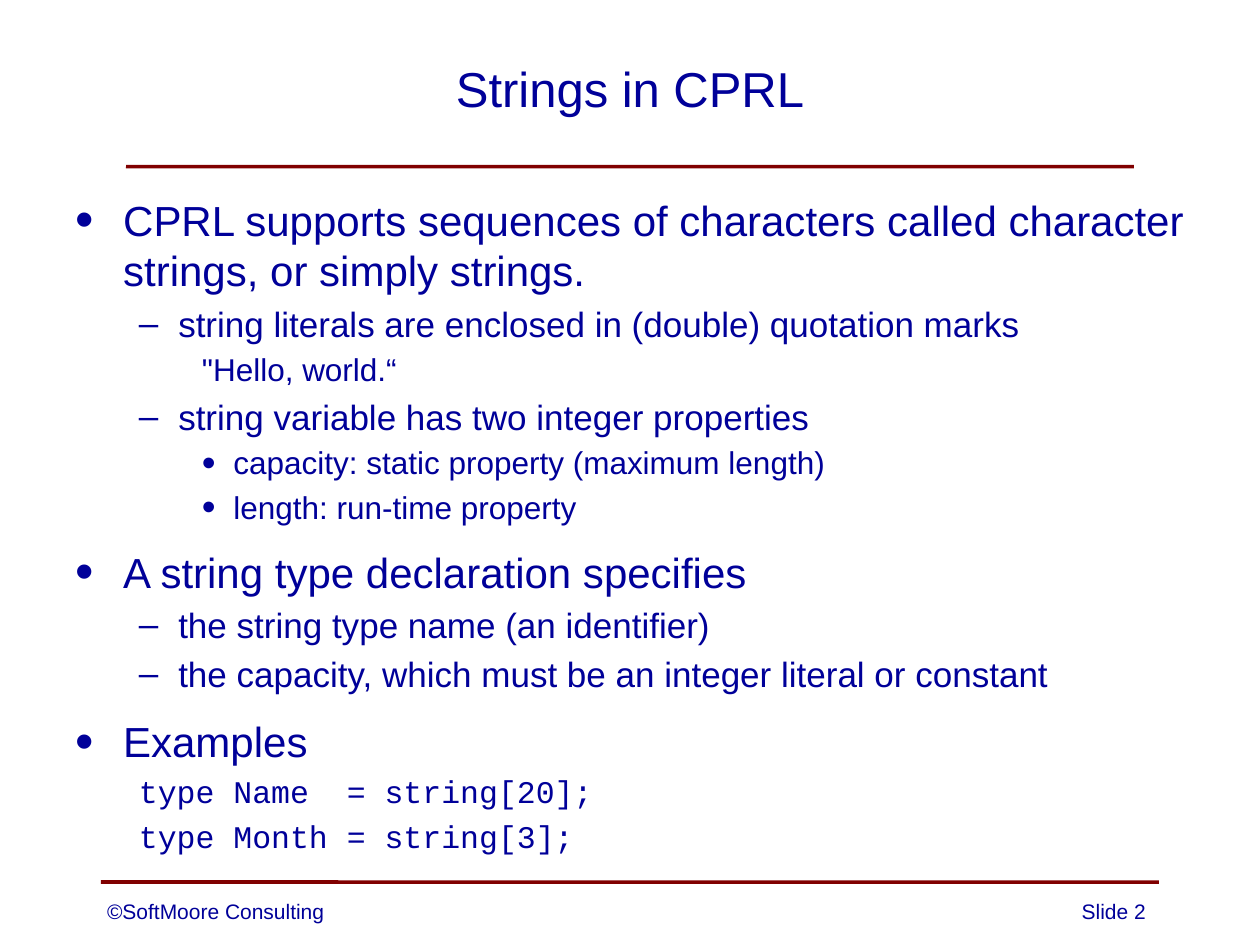
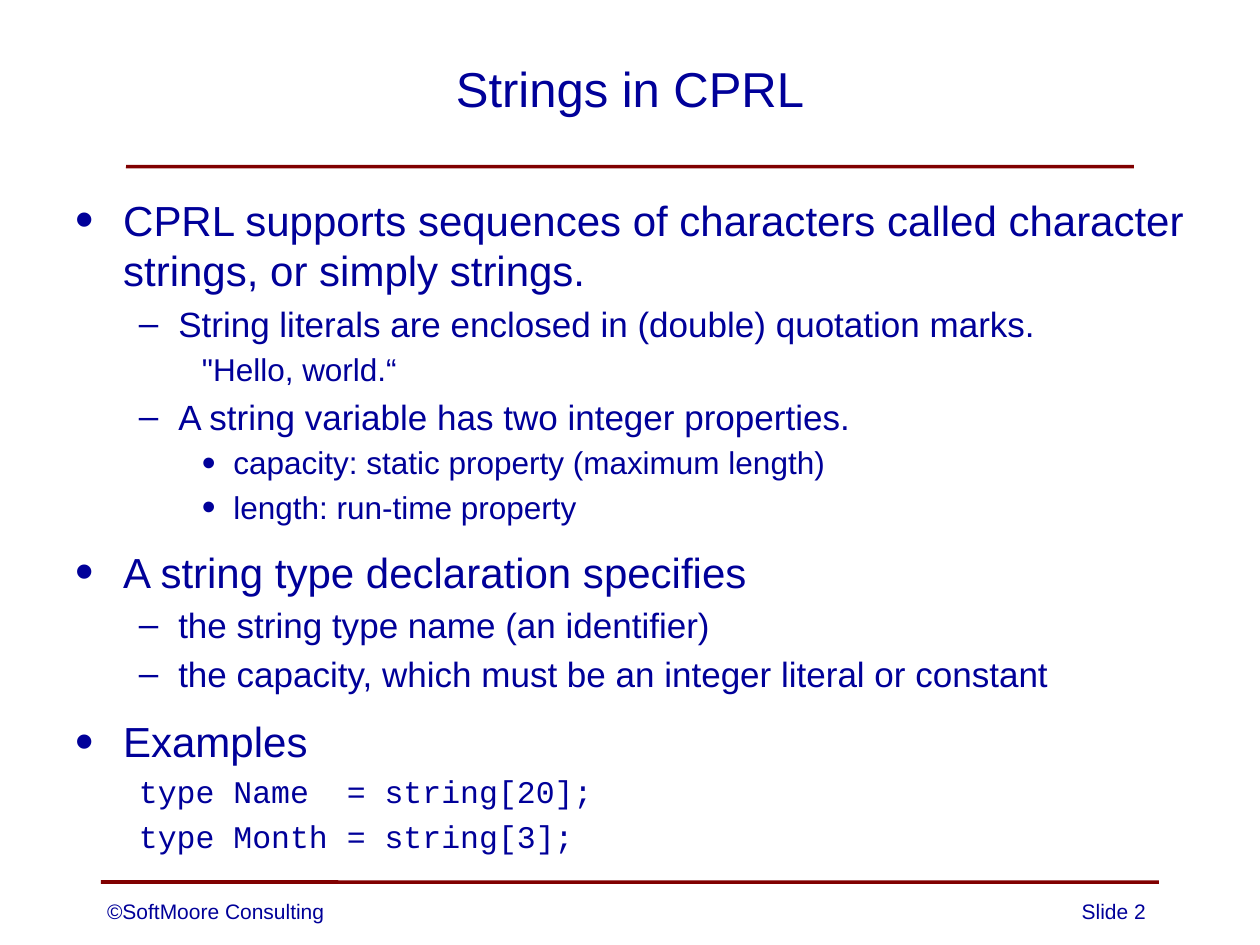
Before and after one commit to SoftMoore/CPRL-Java-3rd, a slide deck: slide 2 of PowerPoints/15 - Strings.pptx. Drawn at 1260x945 pixels with LibreOffice and Linux fonts; fonts in the diff are those of the drawing. Boxes give left, top, right and bottom in pixels: in the first picture for what was removed or moved away, otherwise in the second. Text is boxed around its words. In the diff, an @@ line names an element or a change of style, - is before the commit and + after.

```diff
--- a/PowerPoints/15 - Strings.pptx
+++ b/PowerPoints/15 - Strings.pptx
@@ text at <box>178,311,1035,343</box>: text changed @@
-  – string literals are enclosed in (double) quotation marks
+  – String literals are enclosed in (double) quotation marks.
@@ text at <box>178,404,849,436</box>: text changed @@
-  – string variable has two integer properties
+  – A string variable has two integer properties.
```
Also in this commit, not shown: 2 other slides changed.
